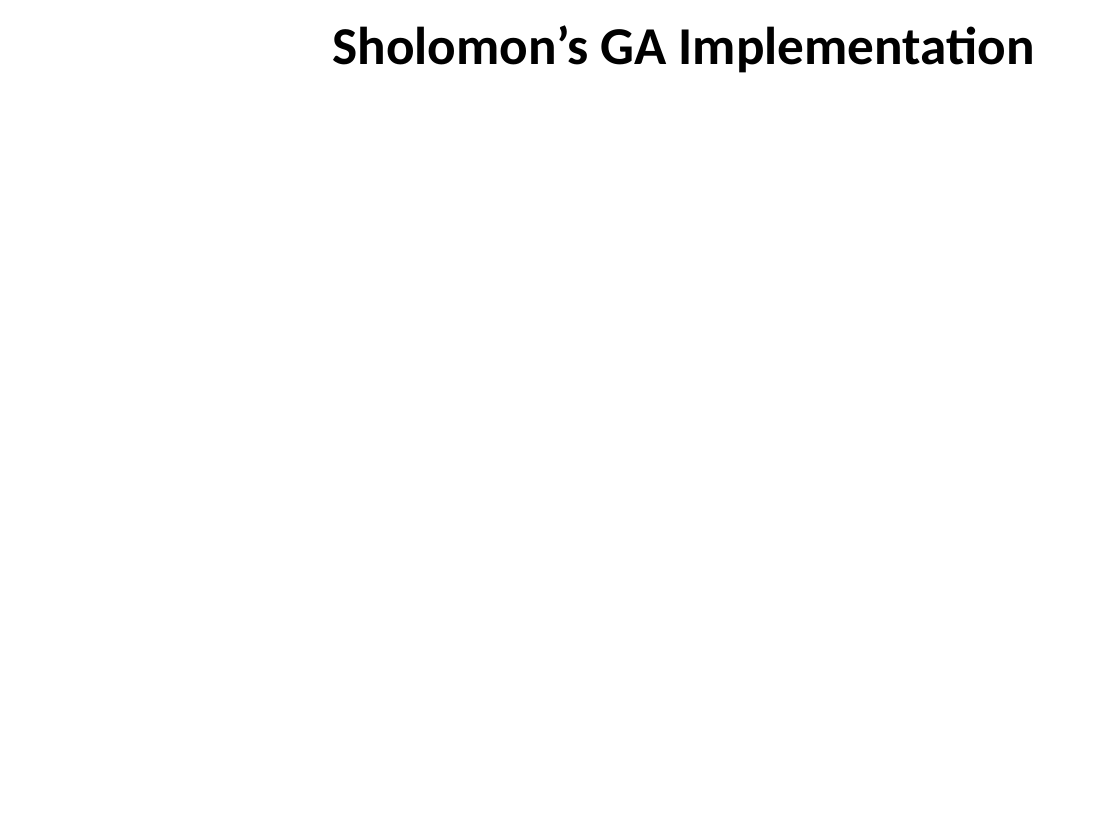
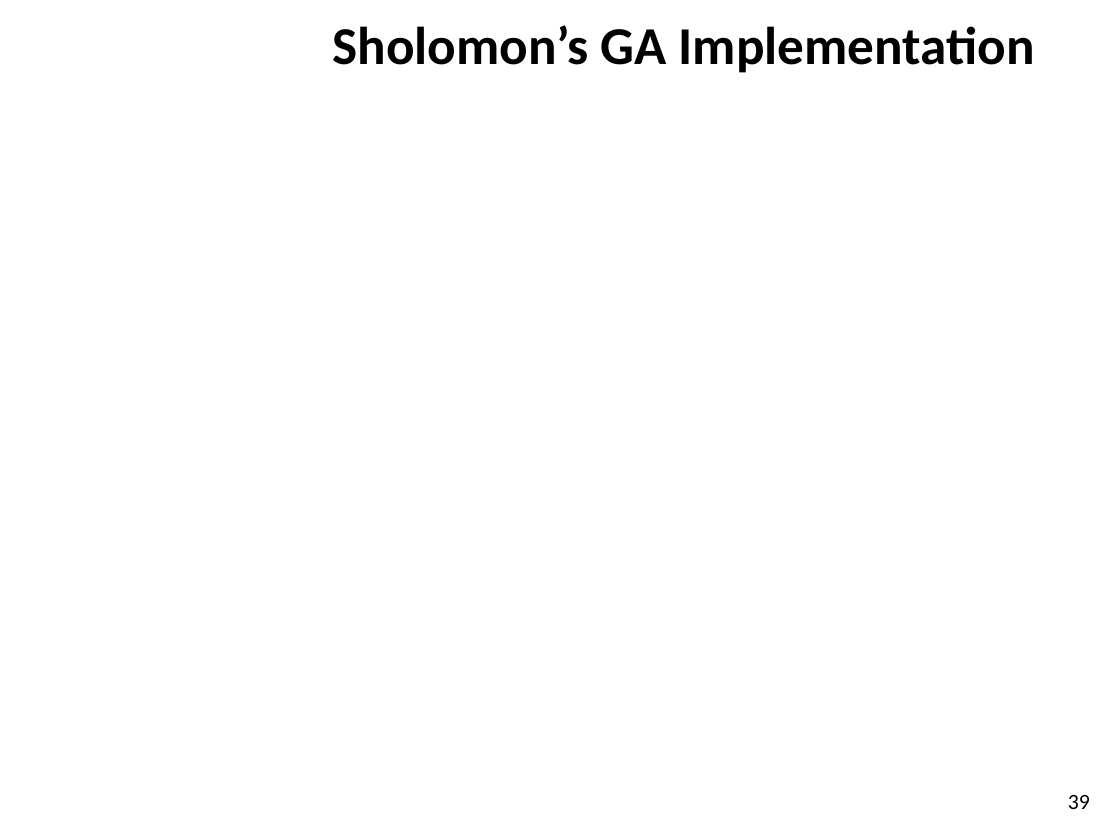
Before and after one commit to ZaydH/sjsu_thesis, a slide deck: slide 39 of Papers/Zayd_Hammoudeh_-_Square_Jigsaw_Puzzle_Problem_Literature_Review.pptx. Drawn at 1120x840 pixels with LibreOffice and Linux fonts; fonts in the diff are those of the drawing; grey boxes stand for pictures; background and template pictures are left out. Boxes give left, top, right and bottom in pixels: in the first picture for what was removed or moved away, otherwise in the second. Text is boxed around its words. In the diff, an @@ line names an element or a change of style, - is before the commit and + after.

```diff
--- a/Papers/Zayd_Hammoudeh_-_Square_Jigsaw_Puzzle_Problem_Literature_Review.pptx
+++ b/Papers/Zayd_Hammoudeh_-_Square_Jigsaw_Puzzle_Problem_Literature_Review.pptx
@@ page number added at (1068,795,1090,809), 14 pt, text #000000 @@
+39
```
Also in this commit, not shown: 60 other slides changed, 8 slides added, 2 slides removed.
